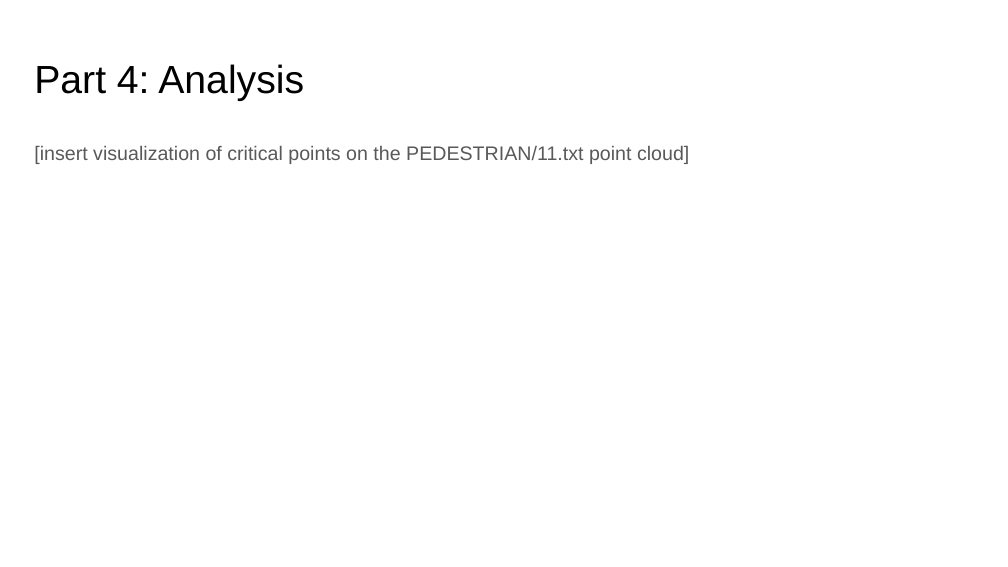
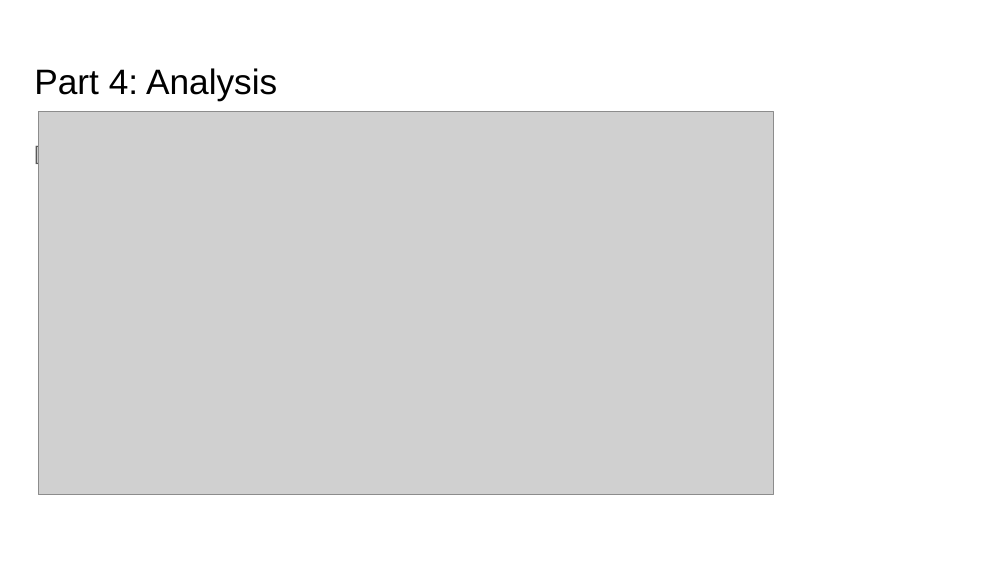
Before and after one commit to anirudh-arunkumar/ComputerVision, a slide deck: slide 6 of project-5-main/docs/proj5_template.pptx. Drawn at 1008x567 pixels with LibreOffice and Linux fonts; fonts in the diff are those of the drawing; grey boxes stand for pictures. Boxes give left, top, right and bottom in pixels: in the first picture for what was removed or moved away, otherwise in the second. Text is boxed around its words. In the diff, an @@ line names an element or a change of style, - is before the commit and + after.

```diff
--- a/project-5-main/docs/proj5_template.pptx
+++ b/project-5-main/docs/proj5_template.pptx
@@ title "Part 4: Analysis" at [34, 68, 277, 100]: size 28 to 25.2 pt; line spacing 0.9 to 1 @@
@@ picture added at [38, 112, 773, 495] @@
```
Also in this commit, not shown: 8 other slides changed, 4 other files.
